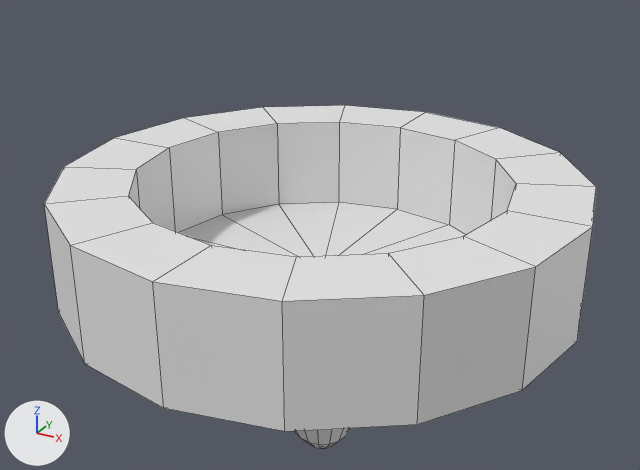
A saved change to the FBX model Assets/Models/playerTop.fbx.
Before and after are seen from a 50 mm lens placed at (1.47, -2.69, 2.32), pointed at (-0.04, 0.05, 0.94). Every picture has the same lights, and +X, +Y and +Z are marked at lower left. Mesh edges are drawn as thin lines. Where no turn or scale is listed for an object, it has been applied to the vertices.
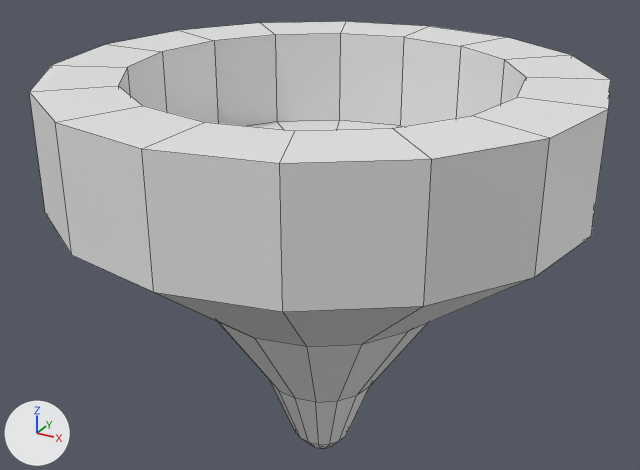
What differs and where, as boxes (x1, y1, x2, y2) in the pictures (640 x 470 px; the box of a moved part takes in the faces that stretch with it):
'Circle', reshaped (24% taller)
    before: (44, 105, 596, 449)
    after: (29, 21, 611, 449)
part 1 of me_circle, moved or reshaped (not visible before)
    after: (112, 273, 534, 402)
part 2 of me_circle, moved or reshaped
    before: (44, 105, 596, 431)
    after: (29, 21, 611, 312)

Diff of the bpy script that builds the scene:
```diff
--- a/Assets/Models/playerTop.fbx.py
+++ b/Assets/Models/playerTop.fbx.py
@@ me_circle @@
 me_circle.from_pydata(...)  # 130 vertices, 144 faces; spans x -0.98..0.98, y -0.98..0.98, z -0.6..0.6
 # used by ob_circle; location = (0.0, 0.0, 0.601)
+# me_circle part 1: all 16 vertices in x -0.48..0.48, y -0.48..0.48, z -0.04 are moved by (0.0, 0.0, 0.2)
+# me_circle part 2: all 65 vertices in x -0.98..0.98, y -0.98..0.98, z 0.19..0.6 are moved by (0.0, 0.0, 0.39)
```
